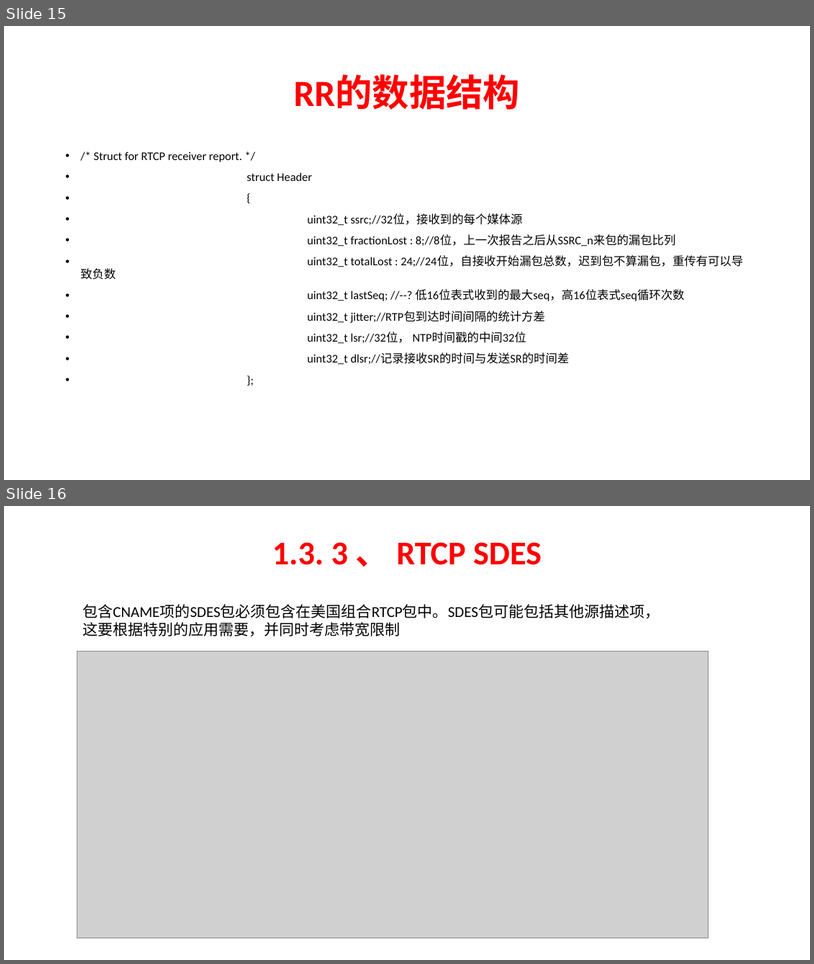
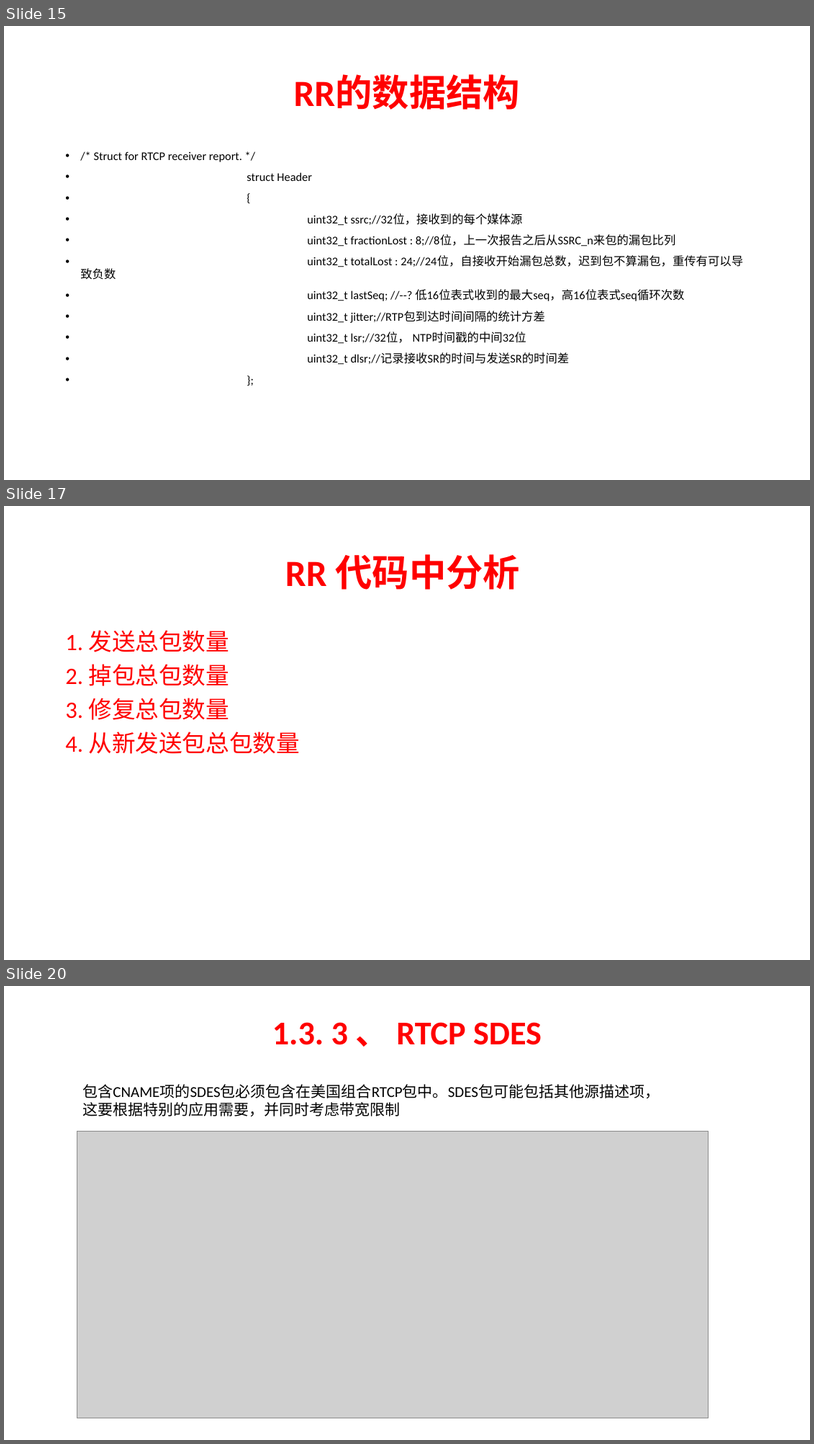
Before and after one commit to chensongpoixs/crtc_doc, a slide deck: WebRTC服务质量(Qos)/3、RTCP协议.pptx. Shown one above the other, each under a label of ours: slides 15 and 16 before the commit, slides 15, 17 and 20 after it; the slides between them are not shown. The pictures are 814x964 and 814x1444 pixels, drawn with LibreOffice and Linux fonts; fonts in the diff are those of the drawing; grey boxes stand for pictures. Boxes give left, top, right and bottom in pixels: in the first picture for what was removed or moved away, otherwise in the second. Text is boxed around its words. In the diff, an @@ line names an element or a change of style, - is before the commit and + after.

Commit message:
[RR 算法分析]

```diff
--- a/WebRTC服务质量(Qos)/3、RTCP协议.pptx
+++ b/WebRTC服务质量(Qos)/3、RTCP协议.pptx
@@ slide 17 added at (4, 506, 810, 960), background #FFFFFF @@
@@ title added at (286, 554, 520, 590), 44 pt, text #FF0000, bold @@
+RR 代码中分析
@@ text added at (65, 630, 301, 754), 28 pt, text #FF0000 @@
+1. 发送总包数量
+2. 掉包总包数量
+3. 修复总包数量
+4. 从新发送包总包数量
@@ what was slide 16 is now slide 20 @@
```
Also in this commit, not shown: 3 other slides added.
